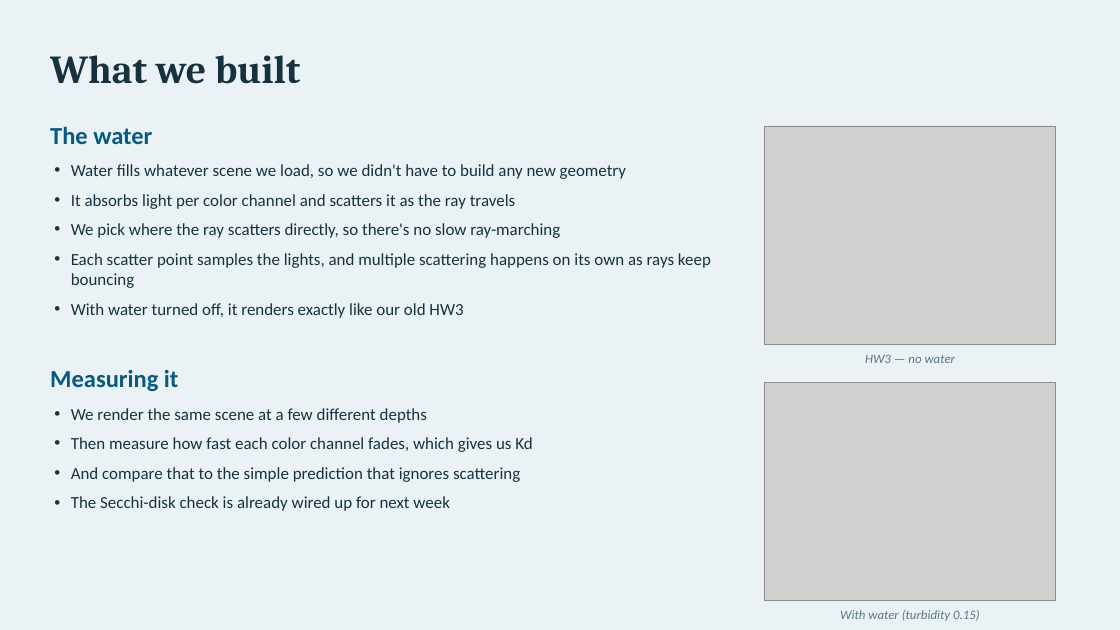
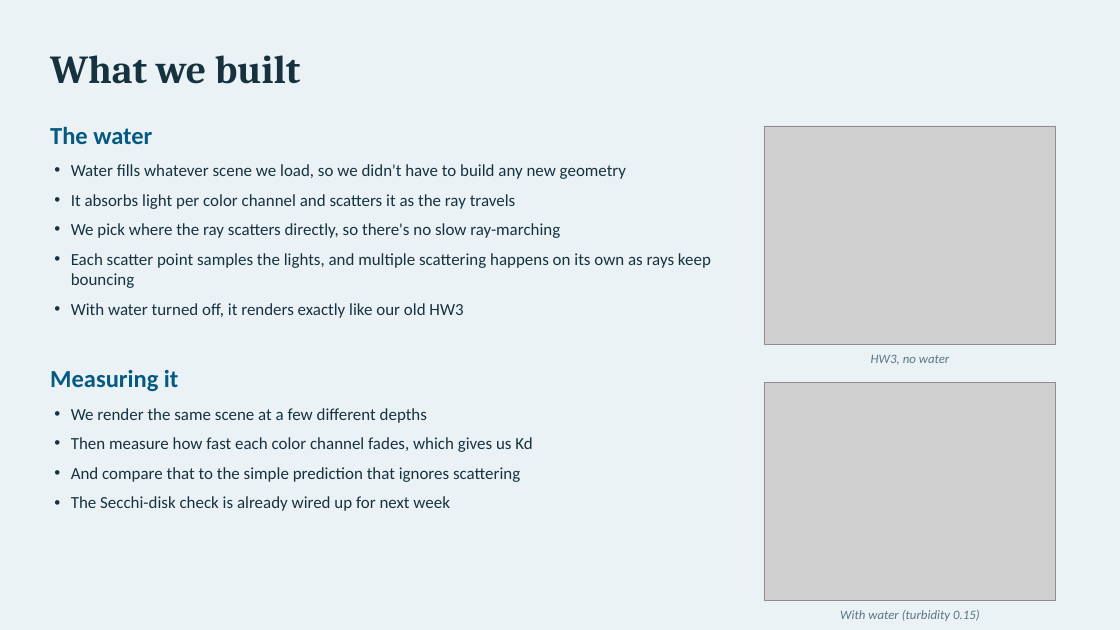
Before and after one commit to liangzachary/Photic-Milestone, a slide deck: slide 2 of photic_milestone_slides.pptx. Drawn at 1120x630 pixels with LibreOffice and Linux fonts; fonts in the diff are those of the drawing; grey boxes stand for pictures. Boxes give left, top, right and bottom in pixels: in the first picture for what was removed or moved away, otherwise in the second. Text is boxed around its words. In the diff, an @@ line names an element or a change of style, - is before the commit and + after.

Commit message:
Slides: remove em/en dashes from visible text

```diff
--- a/photic_milestone_slides.pptx
+++ b/photic_milestone_slides.pptx
@@ text at (871,354,949,365): text changed @@
-HW3 — no water
+HW3, no water
```
Also in this commit, not shown: 1 other slide changed.
